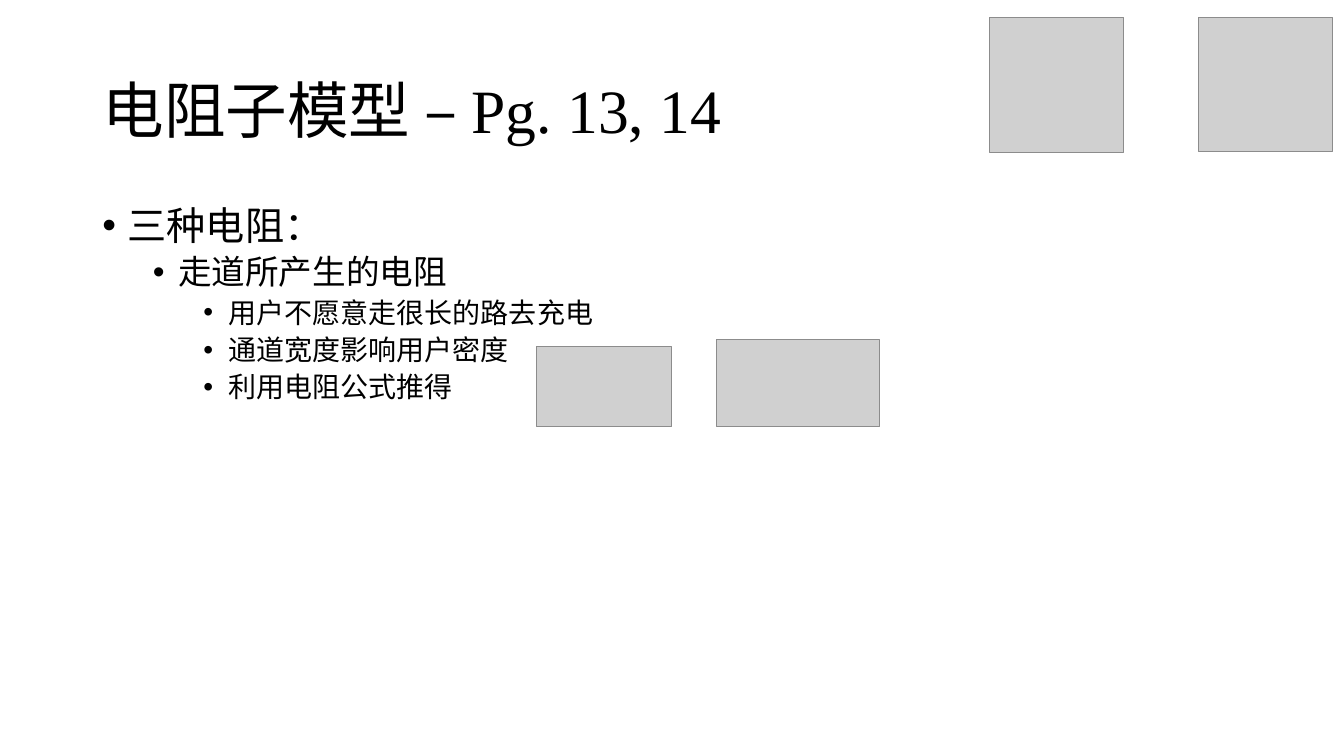
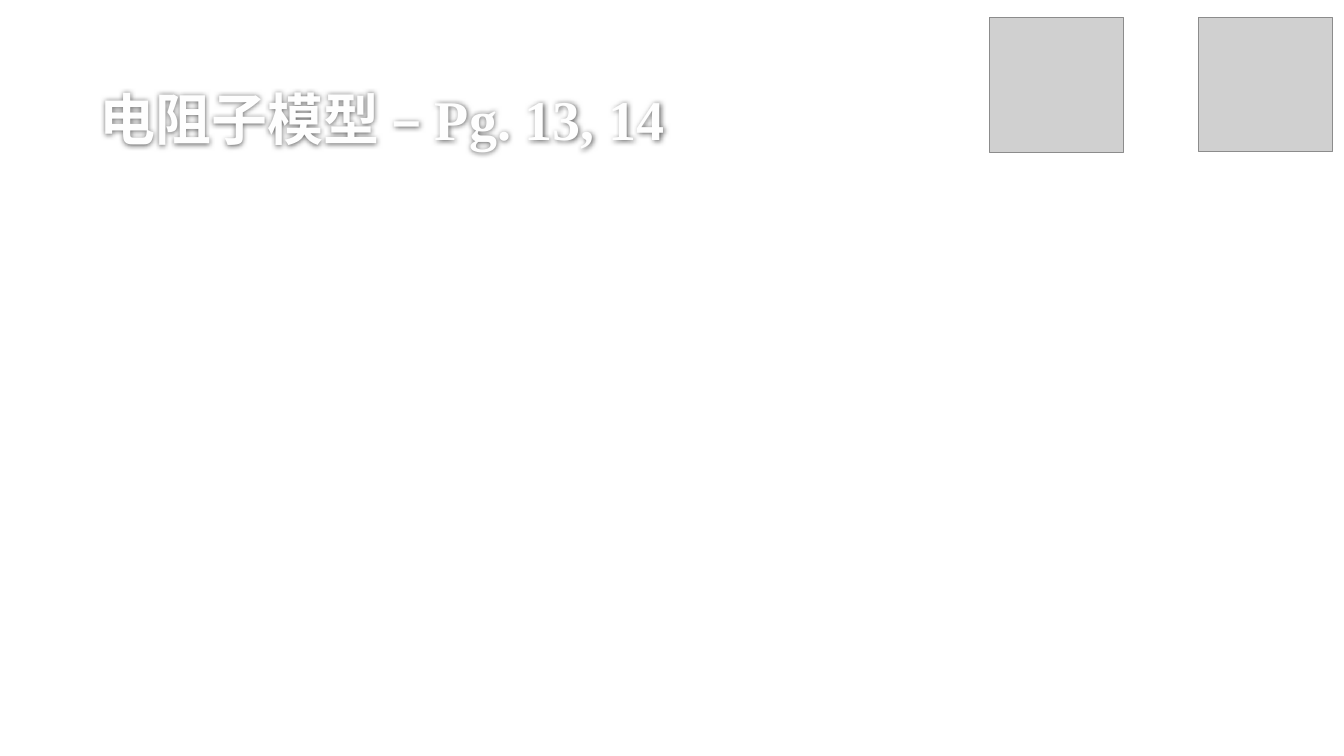
Before and after one commit to stOOrz-Science-Mind/2019_HiMCM_A_10006, a slide deck: slide 27 of 10005.pptx. Drawn at 1344x756 pixels with LibreOffice and Linux fonts; fonts in the diff are those of the drawing; grey boxes stand for pictures; background and template pictures are left out. Boxes give left, top, right and bottom in pixels: in the first picture for what was removed or moved away, otherwise in the second. Text is boxed around its words. In the diff, an @@ line names an element or a change of style, - is before the commit and + after.

```diff
--- a/10005.pptx
+++ b/10005.pptx
@@ title "电阻子模型 – Pg. 13, 14": place and size @@
-title "电阻子模型 – Pg. 13, 14" at bbox=[102, 81, 722, 144]
+title "电阻子模型 – Pg. 13, 14" at bbox=[99, 92, 665, 150]
@@ title "电阻子模型 – Pg. 13, 14" at bbox=[99, 92, 665, 150]: size 44 to 40 pt, text colour #000000 to #FEFEFE, bold on; line spacing 0.9 to 1; vertical alignment middle to bottom @@
@@ text removed at bbox=[128, 207, 593, 400] @@
-• 三种电阻：
-  • 走道所产生的电阻
-    • 用户不愿意走很长的路去充电
-    • 通道宽度影响用户密度
-    • 利用电阻公式推得
@@ picture removed at bbox=[536, 347, 673, 426] @@
@@ picture removed at bbox=[716, 340, 879, 426] @@
```
Also in this commit, not shown: 43 other slides changed, 1 slide added.
